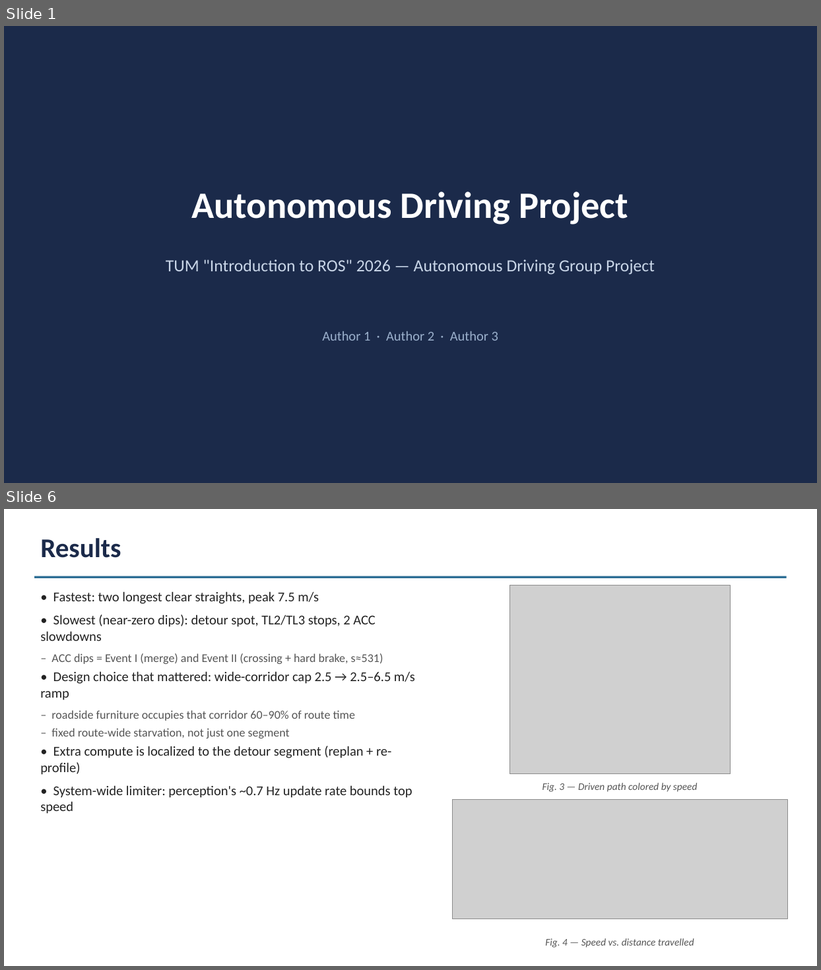
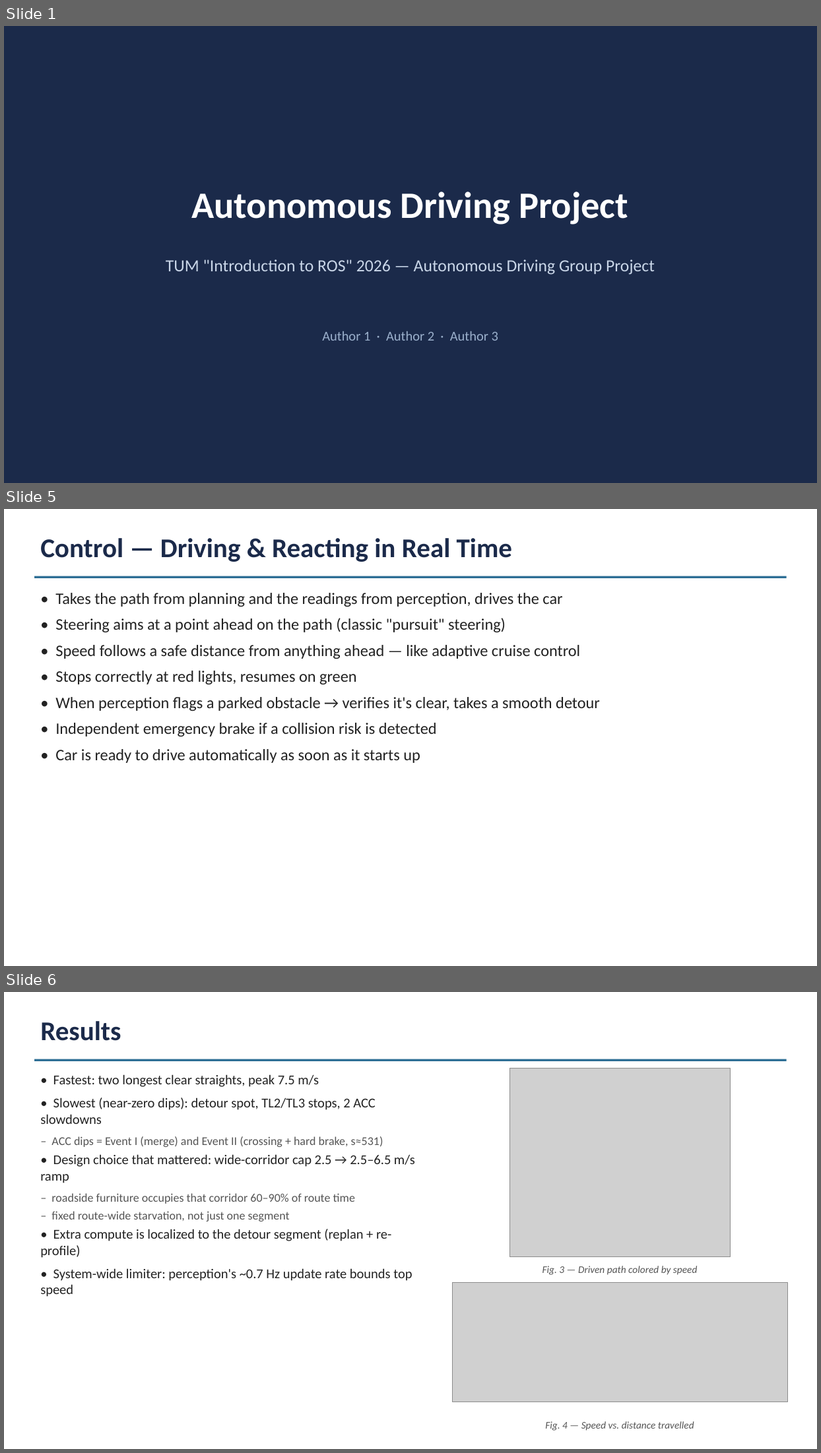
Before and after one commit to ly836669642-lgtm/project, a slide deck: docs/Report.pptx. Shown one above the other, each under a label of ours: slides 1 and 6 before the commit, slides 1, 5 and 6 after it; the slides between them are not shown. The pictures are 821x970 and 821x1453 pixels, drawn with LibreOffice and Linux fonts; fonts in the diff are those of the drawing; grey boxes stand for pictures. Boxes give left, top, right and bottom in pixels: in the first picture for what was removed or moved away, otherwise in the second. Text is boxed around its words. In the diff, an @@ line names an element or a change of style, - is before the commit and + after.

```diff
--- a/docs/Report.pptx
+++ b/docs/Report.pptx
@@ slide 5 added at <box>4,509,817,966</box>, background #FFFFFF @@
@@ text added at <box>40,538,512,562</box>, 32 pt, text #1B2A4A, bold @@
+Control — Driving & Reacting in Real Time
@@ rectangle added at <box>34,576,787,578</box>, fill #2E6F95 @@
@@ text added at <box>55,593,600,763</box>, 19 pt, text #222222 @@
+• Takes the path from planning and the readings from perception, drives the car
+• Steering aims at a point ahead on the path (classic "pursuit" steering)
+• Speed follows a safe distance from anything ahead — like adaptive cruise control
+• Stops correctly at red lights, resumes on green
+• When perception flags a parked obstacle → verifies it's clear, takes a smooth detour
+• Independent emergency brake if a collision risk is detected
+• Car is ready to drive automatically as soon as it starts up
```
Also in this commit, not shown: 2 slides changed, 1 other slide added, 2 slides removed, 1 other file.
